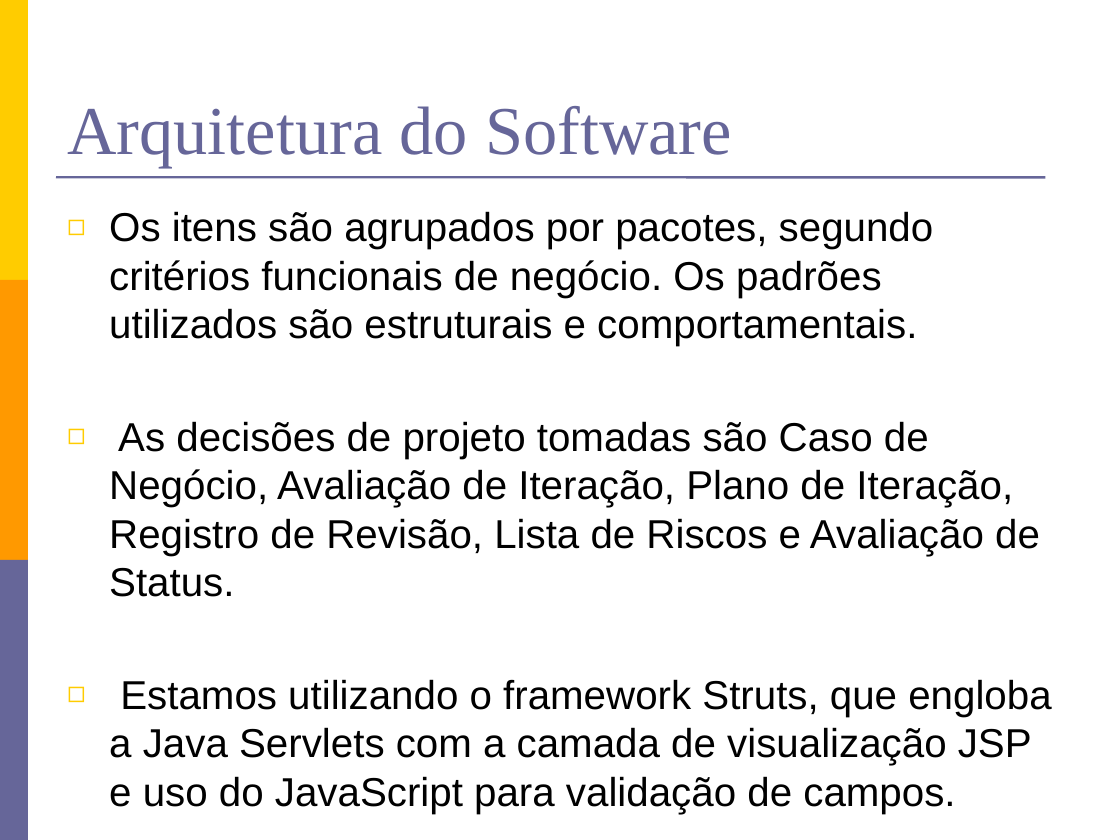
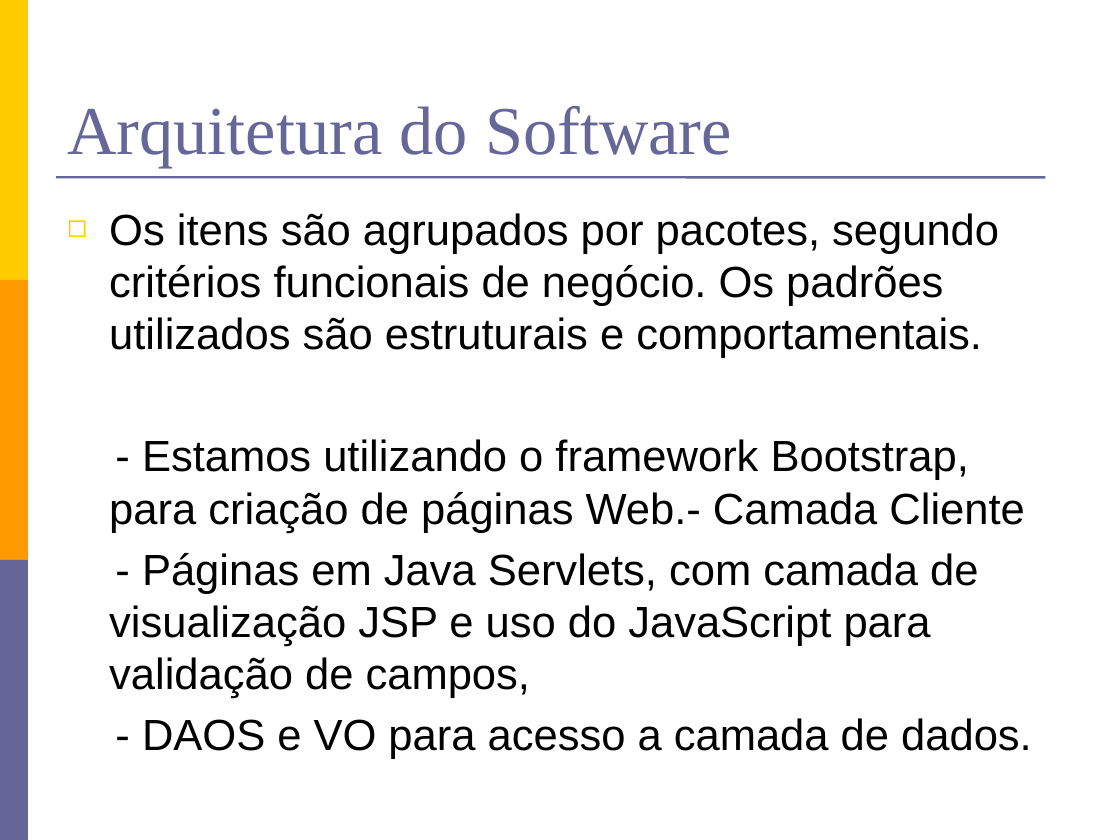
Before and after one commit to lfernandobra/pi5g1s14, a slide deck: slide 34 of documentacao/G5_Apresentacao2sem2014 final.pptx (slide 35 before the commit). Drawn at 1120x840 pixels with LibreOffice and Linux fonts; fonts in the diff are those of the drawing. Boxes give left, top, right and bottom in pixels: in the first picture for what was removed or moved away, otherwise in the second. Text is boxed around its words. In the diff, an @@ line names an element or a change of style, - is before the commit and + after.

```diff
--- a/documentacao/G5_Apresentacao2sem2014 final.pptx
+++ b/documentacao/G5_Apresentacao2sem2014 final.pptx
@@ text at (x1=109, y1=213, x2=999, y2=358): size 25.9 to 28 pt in "Os itens são agrupados por pacotes, segundo ..." @@
@@ text at (x1=109, y1=439, x2=1032, y2=759): text changed; size 25.9 to 28 pt @@
-◻ As decisões de projeto tomadas são Caso de Negócio, Avaliação de Iteração, Plano de Iteração, Registro de Revisão, Lista de Riscos e Avaliação de Status.
-◻ Estamos utilizando o framework Struts, que engloba a Java Servlets com a camada de visualização JSP e uso do JavaScript para validação de campos.
+- Estamos utilizando o framework Bootstrap, para criação de páginas Web.- Camada Cliente
+- Páginas em Java Servlets, com camada de visualização JSP e uso do JavaScript para validação de campos,
+- DAOS e VO para acesso a camada de dados.
```
Also in this commit, not shown: 23 other slides changed, 3 slides added, 2 slides removed.
